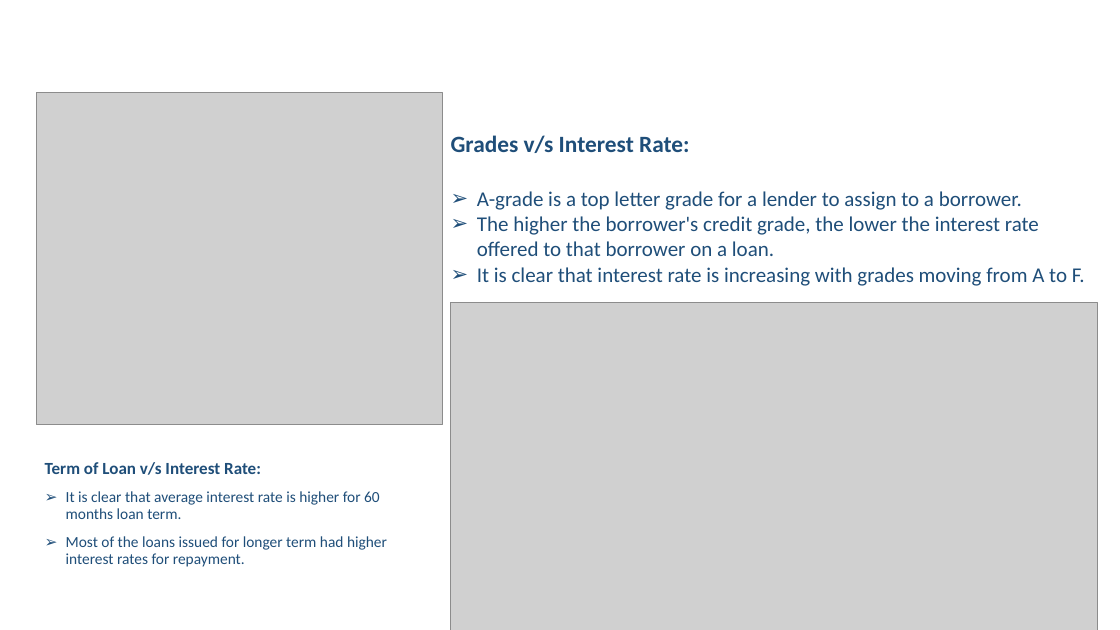
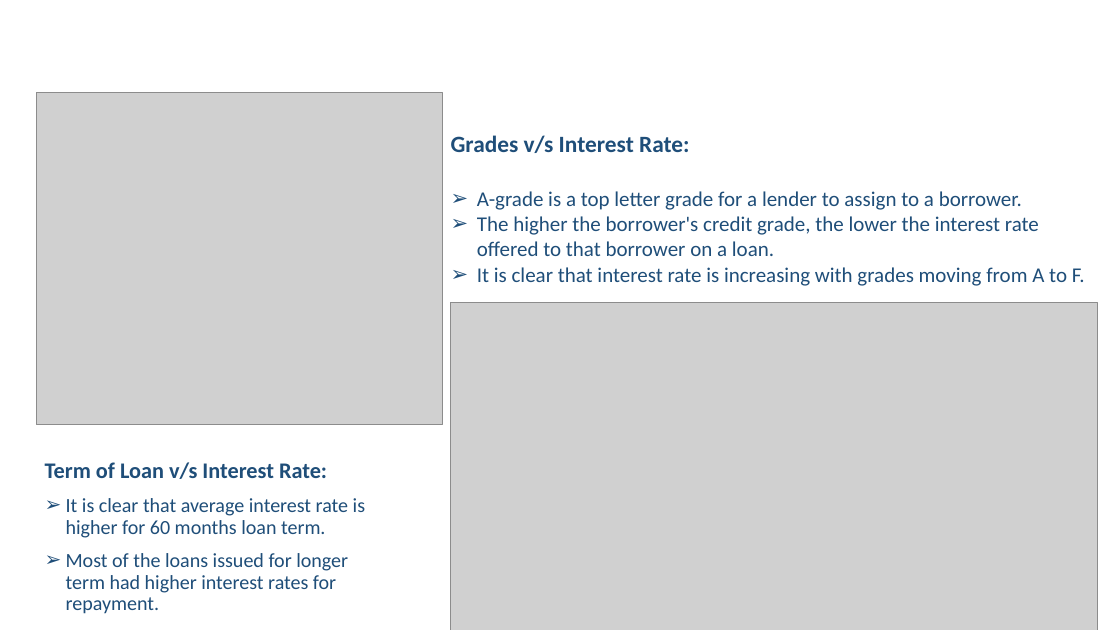
Before and after one commit to Ramya4321/Lending-Club-Case-Study, a slide deck: slide 12 of Lending Club Case Study.pptx (slide 9 before the commit). Drawn at 1120x630 pixels with LibreOffice and Linux fonts; fonts in the diff are those of the drawing; grey boxes stand for pictures; background and template pictures are left out. Boxes give left, top, right and bottom in pixels: in the first picture for what was removed or moved away, otherwise in the second. Text is boxed around its words. In the diff, an @@ line names an element or a change of style, - is before the commit and + after.

```diff
--- a/Lending Club Case Study.pptx
+++ b/Lending Club Case Study.pptx
@@ text "Term of Loan v/s Interest ..." at bbox=[45, 462, 365, 614]: size 14.6 to 19.1 pt in "Term of Loan v/s Interest Rate:"; size 13.1 to 17.2 pt in "It is clear that average interest rate ...", "Most of the loans issued for longer ..." @@
```
Also in this commit, not shown: 6 other slides changed, 6 slides added, 1 slide removed, 2 other files.
